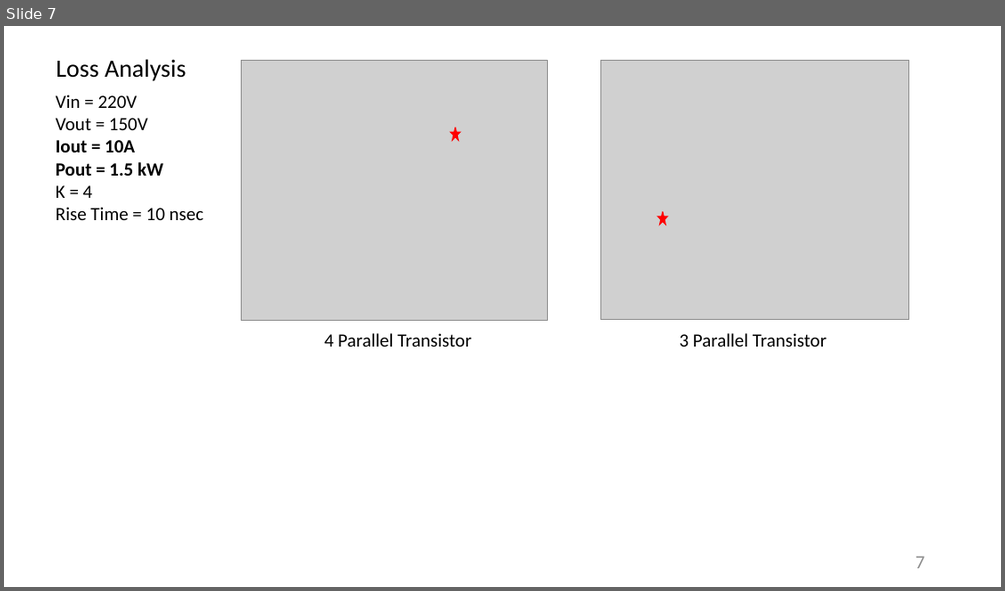
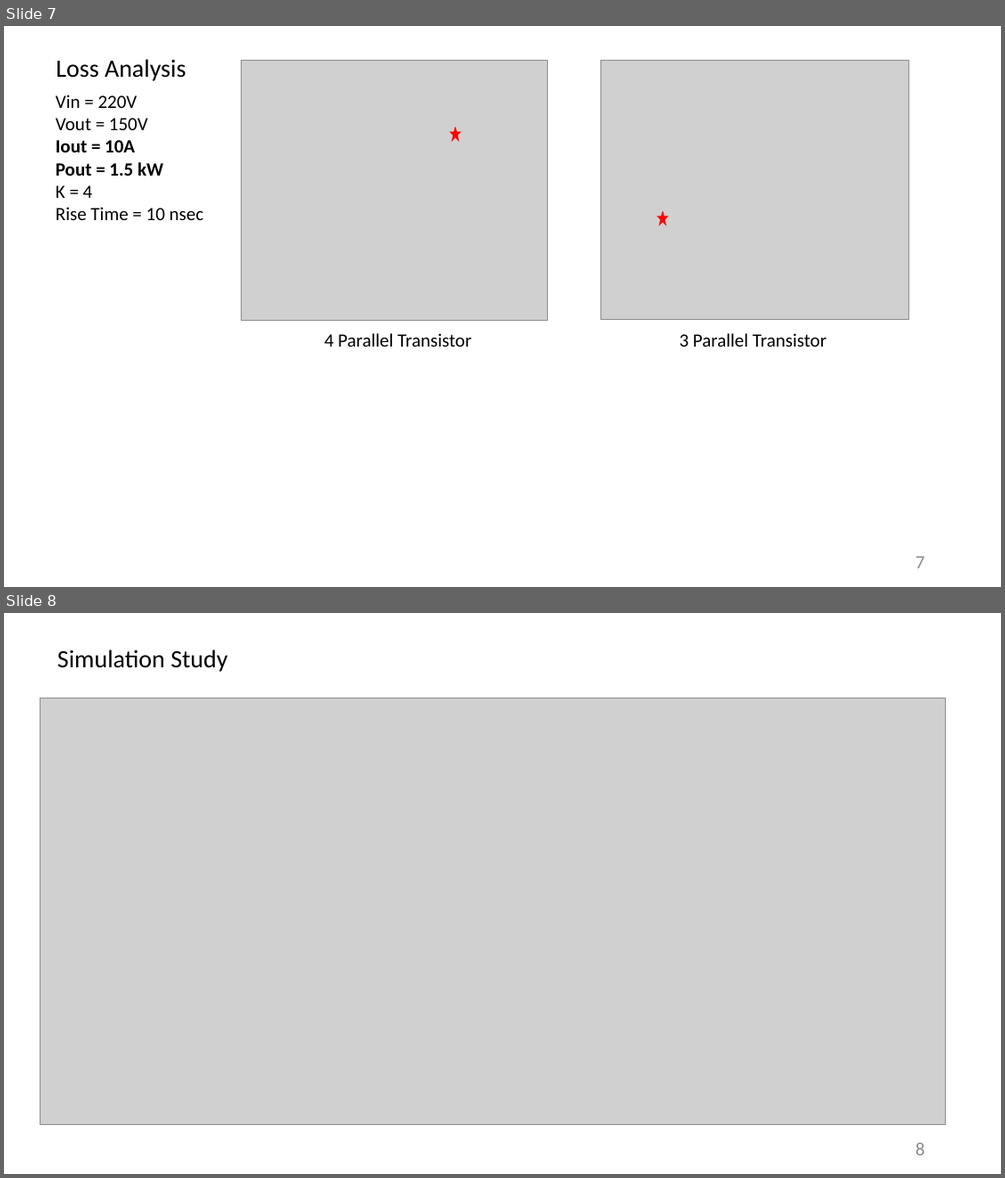
Before and after one commit to furkankarakaya/GaN-Studies, a slide deck: Weekly Reports/2019.09.04 - 2019.09.11 Report.pptx. Shown one above the other, each under a label of ours: slide 7 before the commit, slides 7 and 8 after it. The pictures are 1005x591 and 1005x1178 pixels, drawn with LibreOffice and Linux fonts; fonts in the diff are those of the drawing; grey boxes stand for pictures. Boxes give left, top, right and bottom in pixels: in the first picture for what was removed or moved away, otherwise in the second. Text is boxed around its words. In the diff, an @@ line names an element or a change of style, - is before the commit and + after.

```diff
--- a/Weekly Reports/2019.09.04 - 2019.09.11 Report.pptx
+++ b/Weekly Reports/2019.09.04 - 2019.09.11 Report.pptx
@@ slide 8 added at [4, 613, 1001, 1174], background #FFFFFF @@
@@ text added at [57, 649, 227, 672], 24 pt, text #000000 @@
+Simulation Study
@@ picture added at [40, 698, 946, 1124] @@
@@ page number added at [915, 1143, 925, 1155], 18 pt, text #8C8C8C @@
+8
```
Also in this commit, not shown: 6 other slides added, 5 other files.
